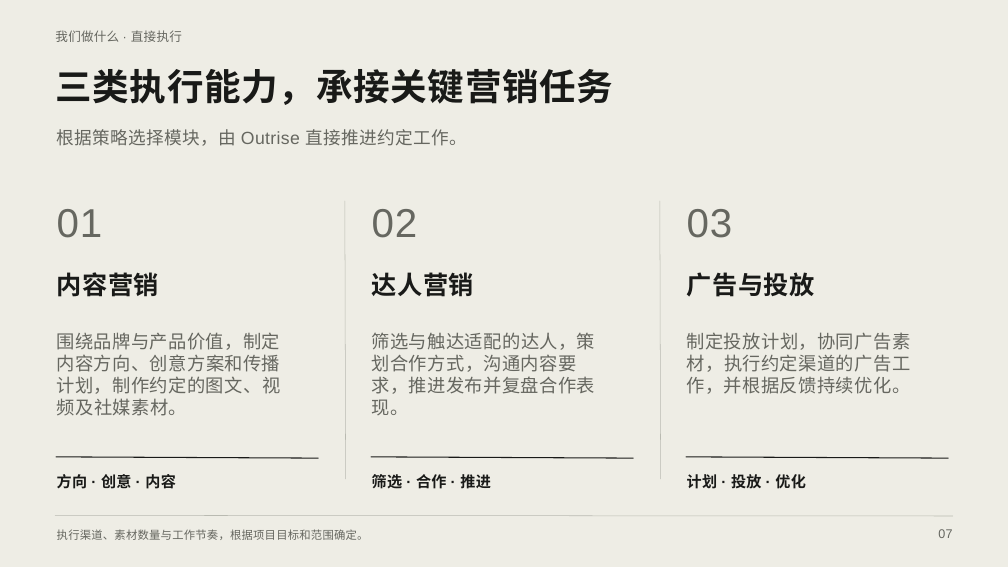
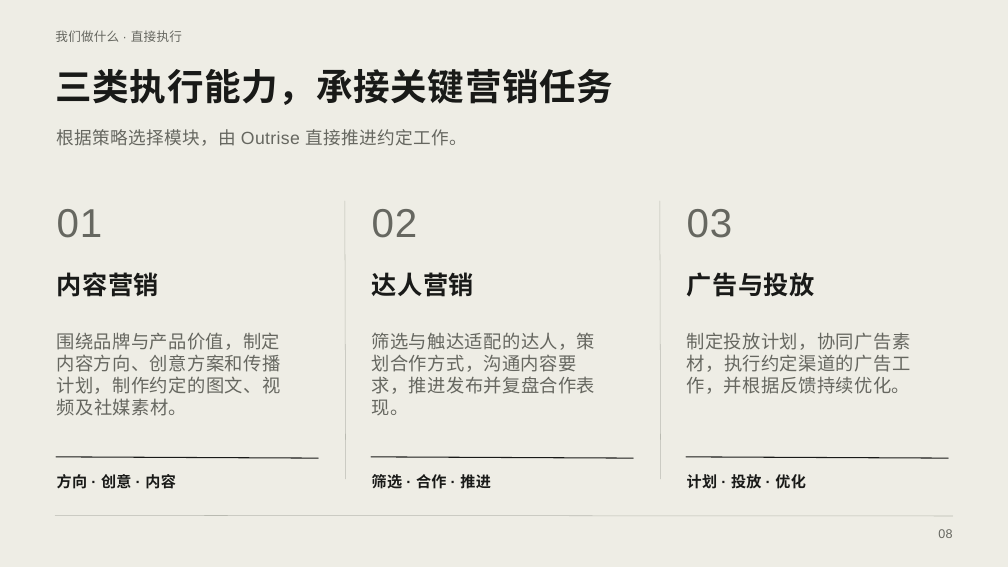
Before and after one commit to Outrise-development/outrise-ontology, a slide deck: slide 8 of docs/presentations/outrise-company-introduction/output/Outrise-Company-Introduction-Canva.pptx (slide 7 before the commit). Drawn at 1008x567 pixels with LibreOffice and Linux fonts; fonts in the diff are those of the drawing. Boxes give left, top, right and bottom in pixels: in the first picture for what was removed or moved away, otherwise in the second. Text is boxed around its words. In the diff, an @@ line names an element or a change of style, - is before the commit and + after.

```diff
--- a/docs/presentations/outrise-company-introduction/output/Outrise-Company-Introduction-Canva.pptx
+++ b/docs/presentations/outrise-company-introduction/output/Outrise-Company-Introduction-Canva.pptx
@@ text removed at [57,529,369,540] @@
-执行渠道、素材数量与工作节奏，根据项目目标和范围确定。
@@ text removed at [938,529,952,538] @@
-07
@@ text added at [938,529,952,538], 18 pt, text #666760 @@
+08
```
Also in this commit, not shown: 15 other slides changed, 1 slide added, 7 other files.
